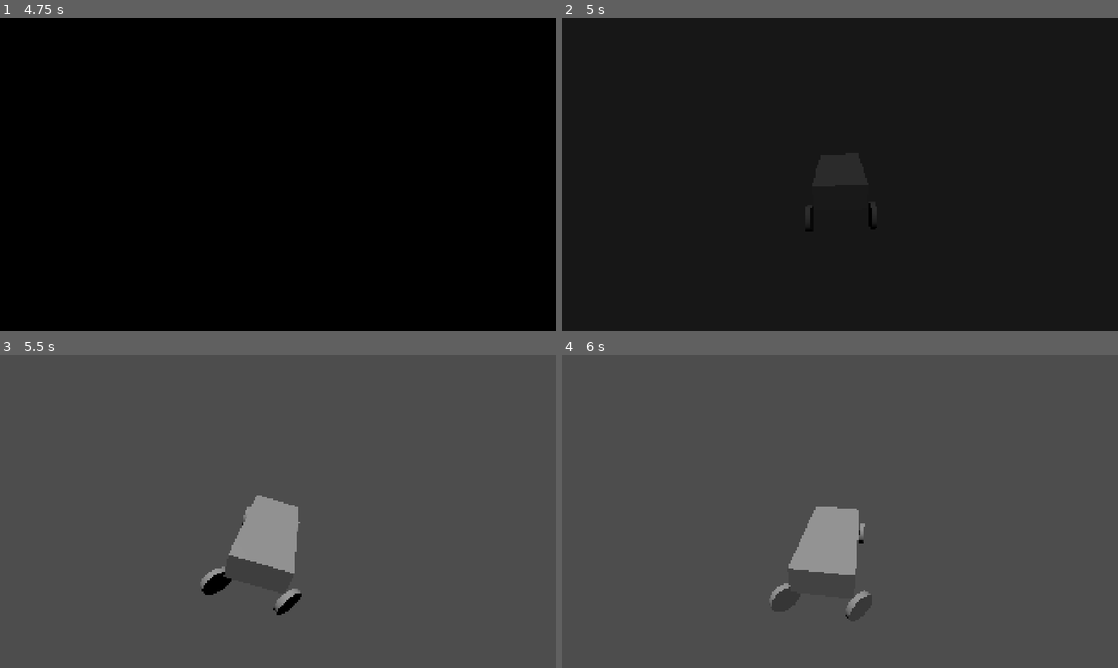
Above: before the commit, frames 1-4 (two rows, left to right).
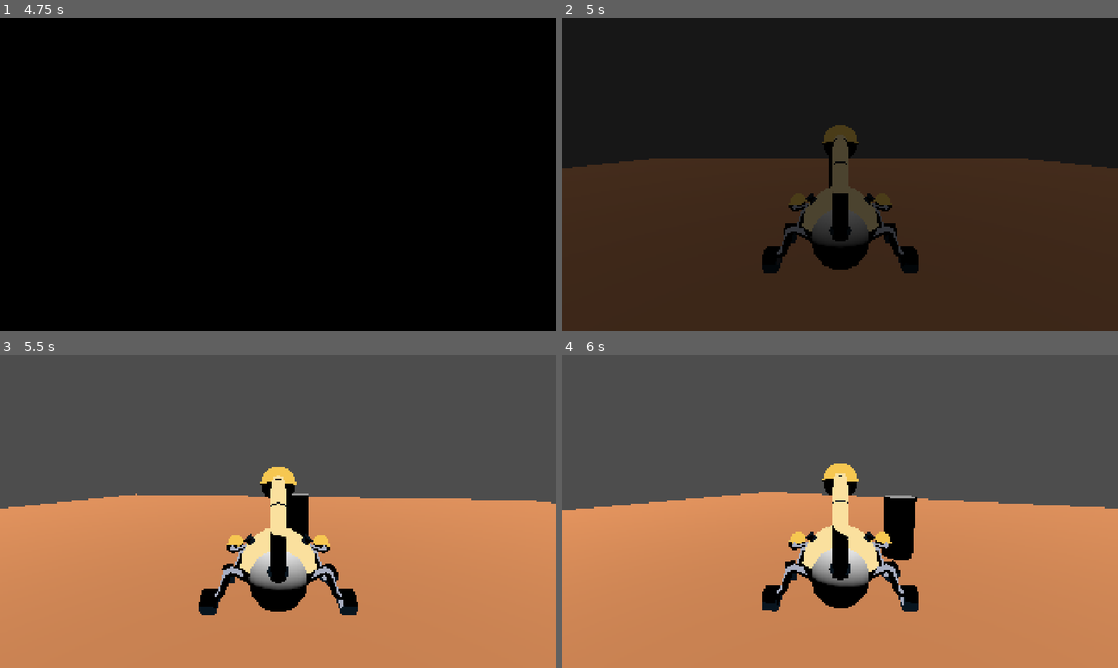
Above: after the commit, the same moments.

Repository: AldanaDiego/GameOff2025
Game: Godot game, scene res://scenes/main/scene_manager.tscn
Same seed, same stepped clock (60 frames per second), same inputs: the game is played once before the commit and once after it.
Inputs (mouse positions are in pixels of both pictures, inside the frame that each line leads up to):
- Up to frame 1 (4.75 s): tap Enter at 0.5 s; move the mouse to (400, 158) at 0.52 s; hold D (move_right) 0.53-1.28 s; tap Shift at 0.6, 3.6 s; click (400, 158) at 0.67 s; tap Space at 0.77, 1.52, 4.25, 4.52 s; move the mouse to (166, 190) at 1.27 s; hold R (menu_back) 1.28-2 s; tap Ctrl at 1.35, 4.35 s; click "Start" at 2 s; click "Start" at 2.75 s; move the mouse to (333, 105) at 3.52 s; hold D (move_right) 3.53-4.28 s; move the mouse to (250, 237) at 4.27 s; hold W (move_up) from 4.28 s (still down); click (250, 237) at 4.42 s
- Up to frame 2 (5 s): keep holding W (move_up)
- Up to frame 3 (5.5 s): move the mouse to (444, 558) at 5.02 s; release W (move_up) at 5.03 s; hold A (move_left) from 5.03 s (still down); tap Shift at 5.1 s; tap Space at 5.27 s
- Up to frame 4 (6 s): keep holding A (move_left); move the mouse to (673, 464) at 5.77 s; tap Ctrl at 5.85 s

Frame 1 is identical in both runs. In frame 2, 52% of the frame differs, in the area x 0-100%, y 34-100%; in frame 3, 54%, in the area x 0-100%, y 35-100%; in frame 4, 54%.

Commit message:
Vehicle model, driving controls refactor

Diff:
--- /dev/null
+++ b/assets/models/player/Main.tres
@@ -0,0 +1,11 @@
+[gd_resource type="StandardMaterial3D" load_steps=2 format=3 uid="uid://qtbibg1jamvh"]
+
+[ext_resource type="Texture2D" uid="uid://nwhlfrqdgbko" path="res://assets/models/player/scorpion_scorpion_atlas.png" id="1_by34t"]
+
+[resource]
+resource_name = "Main"
+cull_mode = 2
+diffuse_mode = 3
+specular_mode = 1
+albedo_texture = ExtResource("1_by34t")
+roughness = 0.0
--- /dev/null
+++ b/scenes/game/chunk.tscn
@@ -0,0 +1,23 @@
+[gd_scene load_steps=5 format=3 uid="uid://s47pl5eayam1"]
+
+[ext_resource type="Script" uid="uid://cfnirka8qamsp" path="res://scripts/game/chunk.gd" id="1_mwome"]
+
+[sub_resource type="BoxShape3D" id="BoxShape3D_7h61r"]
+size = Vector3(50, 0.5, 50)
+
+[sub_resource type="StandardMaterial3D" id="StandardMaterial3D_7h61r"]
+albedo_color = Color(0.782854, 0.496744, 0.29722, 1)
+
+[sub_resource type="PlaneMesh" id="PlaneMesh_0sr1o"]
+material = SubResource("StandardMaterial3D_7h61r")
+size = Vector2(50, 50)
+
+[node name="Chunk" type="StaticBody3D"]
+script = ExtResource("1_mwome")
+
+[node name="FloorCollision" type="CollisionShape3D" parent="."]
+transform = Transform3D(1, 0, 0, 0, 1, 0, 0, 0, 1, 0, -0.25, 0)
+shape = SubResource("BoxShape3D_7h61r")
+
+[node name="FloorMesh" type="MeshInstance3D" parent="."]
+mesh = SubResource("PlaneMesh_0sr1o")
--- a/scenes/game/game.tscn
+++ b/scenes/game/game.tscn
@@ -2,9 +2,7 @@
 
 [ext_resource type="Script" uid="uid://blaskxyf3wgol" path="res://scripts/game/game.gd" id="1_6eho4"]
 [ext_resource type="PackedScene" uid="uid://ih7uiwkwxfw" path="res://scenes/game/player.tscn" id="2_7h61r"]
-
-[sub_resource type="BoxShape3D" id="BoxShape3D_7h61r"]
-size = Vector3(10, 0.5, 10)
+[ext_resource type="PackedScene" uid="uid://bxibfkingkd6" path="res://scenes/game/stage.tscn" id="3_0sr1o"]
 
 [node name="Game" type="Node3D"]
 script = ExtResource("1_6eho4")
@@ -12,13 +10,9 @@
 [node name="DirectionalLight3D" type="DirectionalLight3D" parent="."]
 transform = Transform3D(1, 0, 0, 0, 0.199761, 0.979845, 0, -0.979845, 0.199761, 0, 6.60092, 0)
 
-[node name="Camera3D" type="Camera3D" parent="."]
-transform = Transform3D(1, 0, 0, 0, 0.879483, 0.475931, 0, -0.475931, 0.879483, 0, 2.68025, 5.00432)
-
 [node name="Player" parent="." instance=ExtResource("2_7h61r")]
 
-[node name="Floor" type="StaticBody3D" parent="."]
+[node name="Camera3D" type="Camera3D" parent="."]
+transform = Transform3D(-1, 1.51808e-08, -8.60946e-08, 0, 0.984808, 0.173648, 8.74228e-08, 0.173648, -0.984808, 0, 2.5, -4.5)
 
-[node name="FloorCollision" type="CollisionShape3D" parent="Floor"]
-transform = Transform3D(1, 0, 0, 0, 1, 0, 0, 0, 1, 0, -0.25, 0)
-shape = SubResource("BoxShape3D_7h61r")
+[node name="Stage" parent="." instance=ExtResource("3_0sr1o")]
--- a/scenes/game/player.tscn
+++ b/scenes/game/player.tscn
@@ -1,61 +1,74 @@
-[gd_scene load_steps=5 format=3 uid="uid://ih7uiwkwxfw"]
+[gd_scene load_steps=6 format=3 uid="uid://ih7uiwkwxfw"]
 
 [ext_resource type="Script" uid="uid://dqud1a66373hr" path="res://scripts/game/player.gd" id="1_6w7gq"]
+[ext_resource type="PackedScene" uid="uid://b68tqywt7f6oh" path="res://assets/models/player/scorpion.glb" id="2_dd427"]
+[ext_resource type="PackedScene" uid="uid://4onjt8uqfnkd" path="res://assets/models/player/wheel.glb" id="3_u3rb4"]
+
+[sub_resource type="PhysicsMaterial" id="PhysicsMaterial_u3rb4"]
+friction = 0.5
 
 [sub_resource type="BoxShape3D" id="BoxShape3D_6w7gq"]
 size = Vector3(1, 0.5, 2)
 
-[sub_resource type="BoxMesh" id="BoxMesh_dd427"]
-size = Vector3(1, 0.5, 2)
+[node name="Player" type="VehicleBody3D"]
+physics_material_override = SubResource("PhysicsMaterial_u3rb4")
+center_of_mass_mode = 1
+script = ExtResource("1_6w7gq")
 
-[sub_resource type="CylinderMesh" id="CylinderMesh_u3rb4"]
-top_radius = 0.25
-bottom_radius = 0.25
-height = 0.1
-
-[node name="Player" type="VehicleBody3D"]
-script = ExtResource("1_6w7gq")
+[node name="scorpion" parent="." instance=ExtResource("2_dd427")]
+transform = Transform3D(0.5, 0, 0, 0, 0.5, 0, 0, 0, 0.5, 0, 0.879448, -0.544013)
 
 [node name="CollisionShape3D" type="CollisionShape3D" parent="."]
 transform = Transform3D(1, 0, 0, 0, 1, 0, 0, 0, 1, 0, 0.7, 0)
 shape = SubResource("BoxShape3D_6w7gq")
 
-[node name="MeshInstance3D" type="MeshInstance3D" parent="."]
-transform = Transform3D(1, 0, 0, 0, 1, 0, 0, 0, 1, 0, 0.7, 0)
-mesh = SubResource("BoxMesh_dd427")
+[node name="FrontLeft" type="VehicleWheel3D" parent="."]
+transform = Transform3D(1, 0, 0, 0, 1, 0, 0, 0, 1, 1.2815, 0.25, 0.505902)
+use_as_steering = true
+wheel_roll_influence = 0.4
+wheel_radius = 0.25
+wheel_friction_slip = 1.0
+suspension_travel = 2.0
+suspension_stiffness = 40.0
+damping_compression = 0.88
 
-[node name="VehicleWheel3D" type="VehicleWheel3D" parent="."]
-transform = Transform3D(1, 0, 0, 0, 1, 0, 0, 0, 1, 0.6, 0.25, 1)
+[node name="wheel" parent="FrontLeft" instance=ExtResource("3_u3rb4")]
+
+[node name="BackLeft" type="VehicleWheel3D" parent="."]
+transform = Transform3D(1, 0, 0, 0, 1, 0, 0, 0, 1, 1.37553, 0.25, -0.690166)
+use_as_traction = true
+wheel_roll_influence = 0.4
+wheel_radius = 0.25
+wheel_friction_slip = 1.0
+suspension_travel = 2.0
+suspension_stiffness = 40.0
+damping_compression = 0.88
+
+[node name="wheel" parent="BackLeft" instance=ExtResource("3_u3rb4")]
+
+[node name="BackRight" type="VehicleWheel3D" parent="."]
+transform = Transform3D(1, 0, 0, 0, 1, 0, 0, 0, 1, -1.376, 0.25, -0.69)
+use_as_traction = true
+wheel_roll_influence = 0.4
+wheel_radius = 0.25
+wheel_friction_slip = 1.0
+suspension_travel = 2.0
+suspension_stiffness = 40.0
+damping_compression = 0.88
+
+[node name="wheel" parent="BackRight" instance=ExtResource("3_u3rb4")]
+
+[node name="FrontRight" type="VehicleWheel3D" parent="."]
+transform = Transform3D(1, 0, 0, 0, 1, 0, 0, 0, 1, -1.282, 0.25, 0.506)
 use_as_steering = true
+wheel_roll_influence = 0.4
 wheel_radius = 0.25
+wheel_friction_slip = 1.0
+suspension_travel = 2.0
+suspension_stiffness = 40.0
+damping_compression = 0.88
 
-[node name="MeshInstance3D" type="MeshInstance3D" parent="VehicleWheel3D"]
-transform = Transform3D(-4.37114e-08, -1, 0, 1, -4.37114e-08, 0, 0, 0, 1, 0, 0, 0)
-mesh = SubResource("CylinderMesh_u3rb4")
+[node name="wheel" parent="FrontRight" instance=ExtResource("3_u3rb4")]
 
-[node name="VehicleWheel3D3" type="VehicleWheel3D" parent="."]
-transform = Transform3D(1, 0, 0, 0, 1, 0, 0, 0, 1, 0.6, 0.25, -1)
-use_as_traction = true
-wheel_radius = 0.25
-
-[node name="MeshInstance3D" type="MeshInstance3D" parent="VehicleWheel3D3"]
-transform = Transform3D(-4.37114e-08, -1, 0, 1, -4.37114e-08, 0, 0, 0, 1, 0, 0, 0)
-mesh = SubResource("CylinderMesh_u3rb4")
-
-[node name="VehicleWheel3D4" type="VehicleWheel3D" parent="."]
-transform = Transform3D(1, 0, 0, 0, 1, 0, 0, 0, 1, -0.6, 0.25, -1)
-use_as_traction = true
-wheel_radius = 0.25
-
-[node name="MeshInstance3D" type="MeshInstance3D" parent="VehicleWheel3D4"]
-transform = Transform3D(-4.37114e-08, -1, 0, 1, -4.37114e-08, 0, 0, 0, 1, 0, 0, 0)
-mesh = SubResource("CylinderMesh_u3rb4")
-
-[node name="VehicleWheel3D2" type="VehicleWheel3D" parent="."]
-transform = Transform3D(1, 0, 0, 0, 1, 0, 0, 0, 1, -0.6, 0.25, 1)
-use_as_steering = true
-wheel_radius = 0.25
-
-[node name="MeshInstance3D" type="MeshInstance3D" parent="VehicleWheel3D2"]
-transform = Transform3D(-4.37114e-08, -1, 0, 1, -4.37114e-08, 0, 0, 0, 1, 0, 0, 0)
-mesh = SubResource("CylinderMesh_u3rb4")
+[node name="CameraController" type="Node3D" parent="."]
+transform = Transform3D(1, 0, 0, 0, 1, 0, 0, 0, 1, 0, 2.5, -4.5)
--- a/scenes/game/stage.tscn
+++ b/scenes/game/stage.tscn
@@ -1,6 +1,24 @@
-[gd_scene load_steps=2 format=3 uid="uid://bxibfkingkd6"]
+[gd_scene load_steps=5 format=3 uid="uid://bxibfkingkd6"]
 
 [ext_resource type="Script" uid="uid://ck52uhic4tk4y" path="res://scripts/game/stage.gd" id="1_divbv"]
+[ext_resource type="PackedScene" uid="uid://s47pl5eayam1" path="res://scenes/game/chunk.tscn" id="2_spkqr"]
+
+[sub_resource type="CylinderMesh" id="CylinderMesh_spkqr"]
+
+[sub_resource type="PrismMesh" id="PrismMesh_y6o0k"]
 
 [node name="Stage" type="Node3D"]
 script = ExtResource("1_divbv")
+
+[node name="Chunk" parent="." instance=ExtResource("2_spkqr")]
+
+[node name="Chunk2" parent="." instance=ExtResource("2_spkqr")]
+transform = Transform3D(1, 0, 0, 0, 1, 0, 0, 0, 1, 0, 0, -50)
+
+[node name="MeshInstance3D" type="MeshInstance3D" parent="."]
+transform = Transform3D(1, 0, 0, 0, 1, 0, 0, 0, 1, 0, 0.972809, 6.60151)
+mesh = SubResource("CylinderMesh_spkqr")
+
+[node name="MeshInstance3D2" type="MeshInstance3D" parent="."]
+transform = Transform3D(1, 0, 0, 0, 1, 0, 0, 0, 1, 0, 0.412929, -27.8604)
+mesh = SubResource("PrismMesh_y6o0k")
--- /dev/null
+++ b/scripts/game/chunk.gd
@@ -0,0 +1,2 @@
+class_name Chunk extends StaticBody3D
+## Represents a portion of the stage map
--- a/scripts/game/game.gd
+++ b/scripts/game/game.gd
@@ -2,3 +2,10 @@
 ## Game manager
 
 #TODO implement tick timer and update weather and player (in order)
+
+@onready var _player: Player = $Player
+@onready var _camera: Camera3D = $Camera3D
+
+func _process(_delta):
+    _camera.position = _player.camera_controller.global_position
+    _camera.rotation_degrees.y = _player.rotation_degrees.y + 180
--- a/scripts/game/player.gd
+++ b/scripts/game/player.gd
@@ -3,15 +3,30 @@
 
 #TODO u.u
 
-const STEER_SPEED: float = 4
-const MAX_STEER: float = 0.8
-const ENGINE_POWER: float = 250
+const STEER_SPEED: float = 1.5
+const MAX_STEER: float = 0.4
+const ENGINE_POWER: float = 40.0
+const BRAKE_STRENGTH: float = 2.0
+const MAX_SPEED_FOR_ACCEL: float = 5.0
+const MAX_ENGINE_ACCEL: float = 100.0
+
+@onready var camera_controller: Node3D = $CameraController
 
 func _physics_process(delta):
-    var steer_input: float = Input.get_axis("move_left", "move_right")
+    var steer_input: float = Input.get_axis("move_right", "move_left")
     steer_input = steer_input if abs(steer_input) > GlobalConstants.JOYSTICK_DEADZONE else 0.0
     steering = move_toward(steering, steer_input * MAX_STEER, delta * STEER_SPEED)
 
     var accel_input: float = Input.get_axis("move_down", "move_up")
     accel_input = accel_input if abs(accel_input) > GlobalConstants.JOYSTICK_DEADZONE else 0.0
-    engine_force = accel_input * ENGINE_POWER
+
+    var speed: float = linear_velocity.length()
+
+    # I copied this code from Godot Demo Projects I don't really understand it u.u
+    if !is_zero_approx(accel_input):
+        if speed < MAX_SPEED_FOR_ACCEL and !is_zero_approx(speed):
+            engine_force = clampf(ENGINE_POWER * MAX_SPEED_FOR_ACCEL * (BRAKE_STRENGTH if accel_input < 0 else 1.0) / speed, 0.0, MAX_ENGINE_ACCEL) * (-BRAKE_STRENGTH if accel_input < 0 else 1.0)
+        else:
+            engine_force = ENGINE_POWER
+    else:
+        engine_force = 0.0
Binary file added: assets/models/player/scorpion.glb
Not shown, added: assets/models/player/scorpion.glb.import
Binary file added: assets/models/player/scorpion_scorpion_atlas.png
Not shown, added: assets/models/player/scorpion_scorpion_atlas.png.import
Binary file added: assets/models/player/wheel.glb
Not shown, added: assets/models/player/wheel.glb.import
Binary file added: assets/models/player/wheel_scorpion_atlas.png
Not shown, added: assets/models/player/wheel_scorpion_atlas.png.import
Not shown, added: scripts/game/chunk.gd.uid
